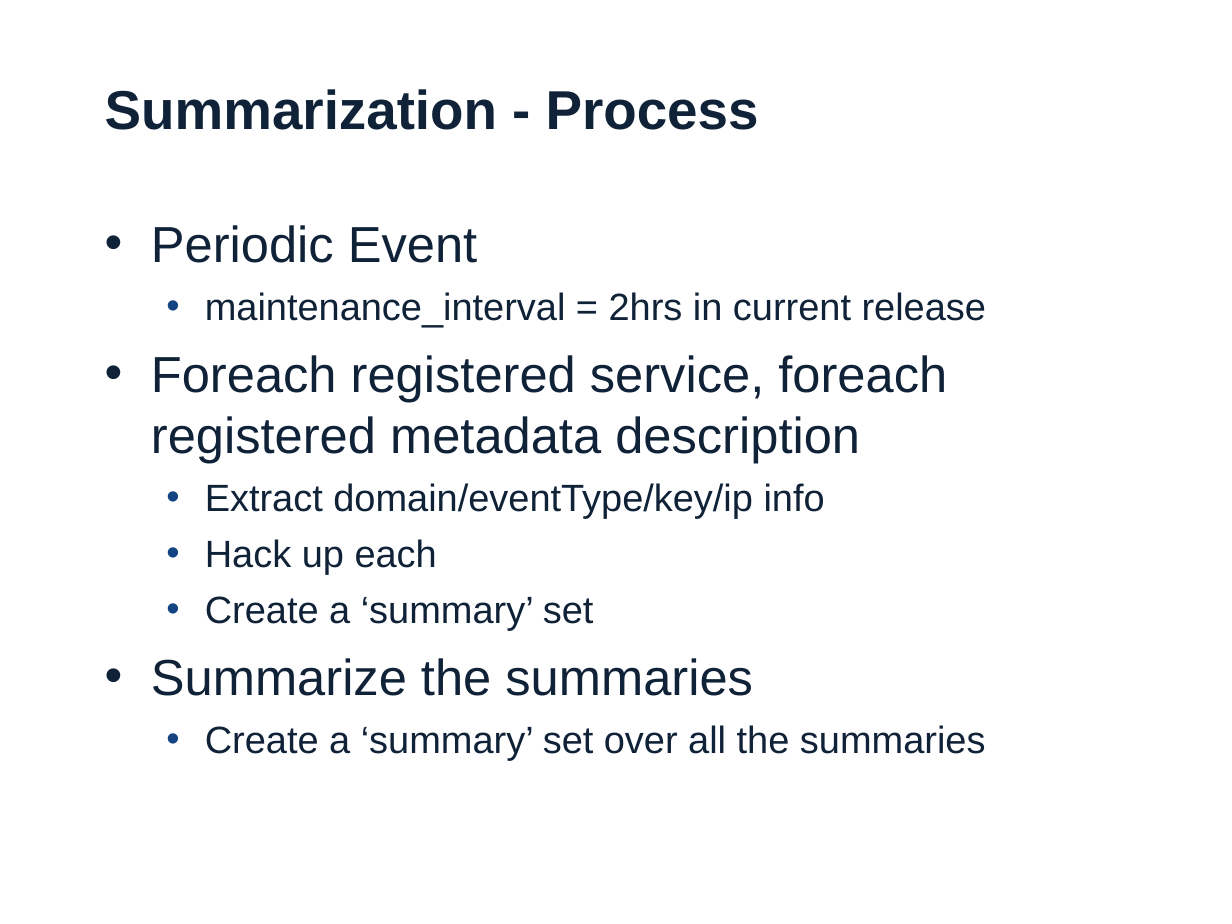
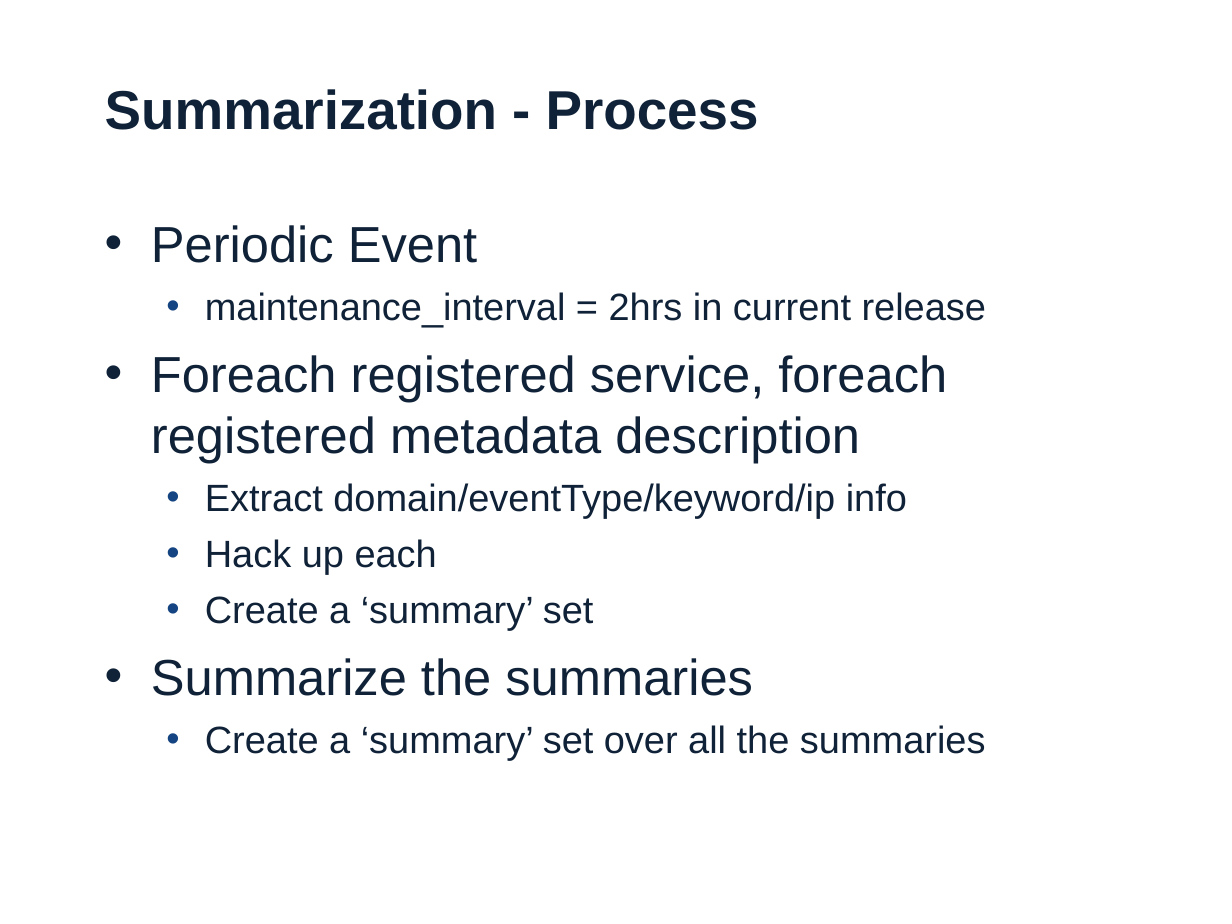
Before and after one commit to perfsonar/historical, a slide deck: slide 19 of 20090429Meet/dev_ls.ppt. Drawn at 1232x924 pixels with LibreOffice and Linux fonts; fonts in the diff are those of the drawing; background and template pictures are left out. Boxes give left, top, right and bottom in pixels: in the first picture for what was removed or moved away, otherwise in the second. Text is boxed around its words. In the diff, an @@ line names an element or a change of style, - is before the commit and + after.

```diff
--- a/20090429Meet/dev_ls.ppt
+++ b/20090429Meet/dev_ls.ppt
@@ text at [205, 483, 907, 518]: text changed @@
-  • Extract domain/eventType/key/ip info
+  • Extract domain/eventType/keyword/ip info
```
Also in this commit, not shown: 1 other file.
